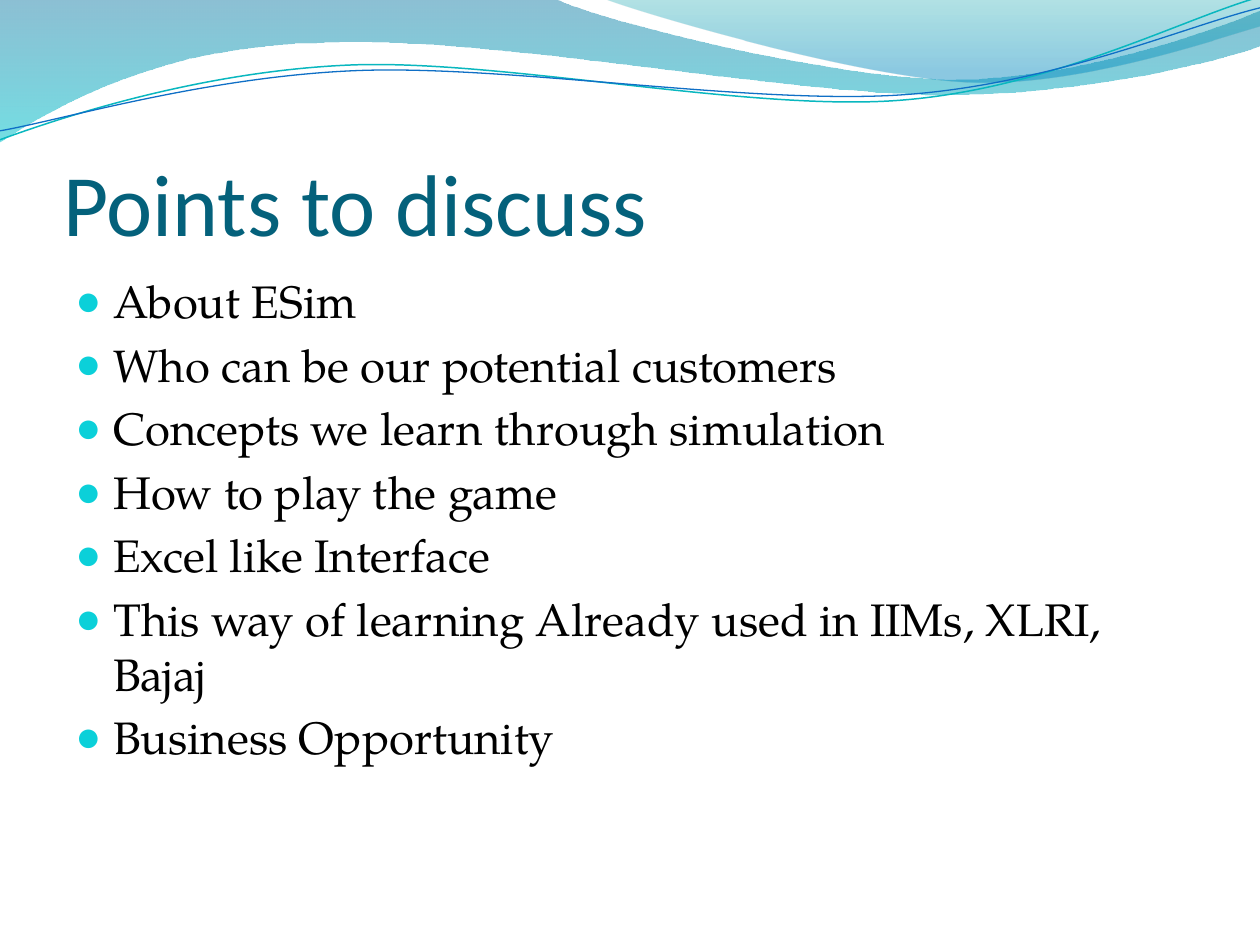
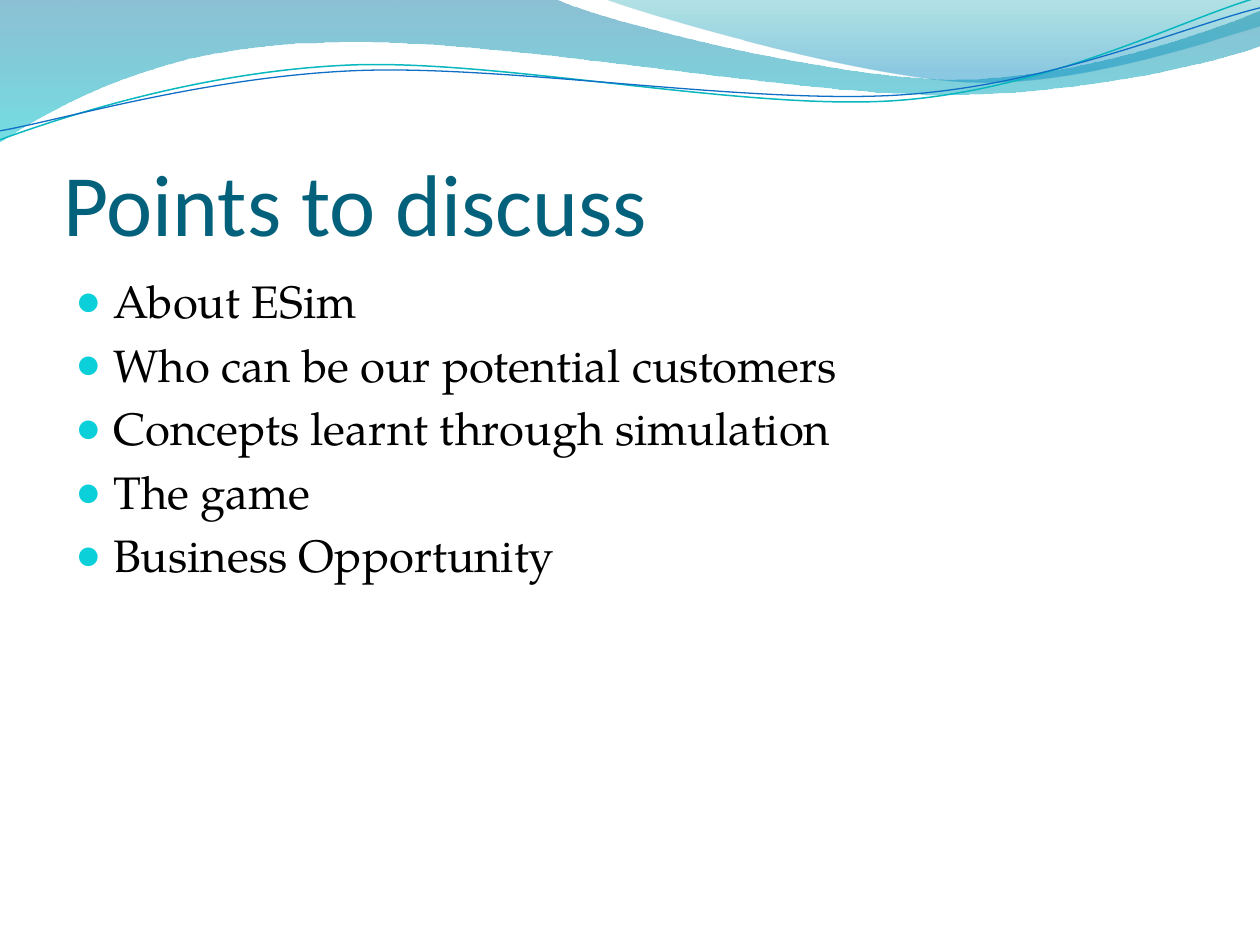
Before and after one commit to dj-death/edu-sim, a slide deck: slide 2 of Documents/ESim.pptx. Drawn at 1260x945 pixels with LibreOffice and Linux fonts; fonts in the diff are those of the drawing; background and template pictures are left out. Boxes give left, top, right and bottom in pixels: in the first picture for what was removed or moved away, otherwise in the second. Text is boxed around its words. In the diff, an @@ line names an element or a change of style, - is before the commit and + after.

```diff
--- a/Documents/ESim.pptx
+++ b/Documents/ESim.pptx
@@ text at <box>113,412,830,522</box>: text changed @@
-● Concepts we learn through simulation
-● How to play the game
-● Excel like Interface
-● This way of learning Already used in IIMs, XLRI, Bajaj
+● Concepts learnt through simulation
+● The game
```
Also in this commit, not shown: 2 other slides changed, 2 slides removed, 55 other files.
